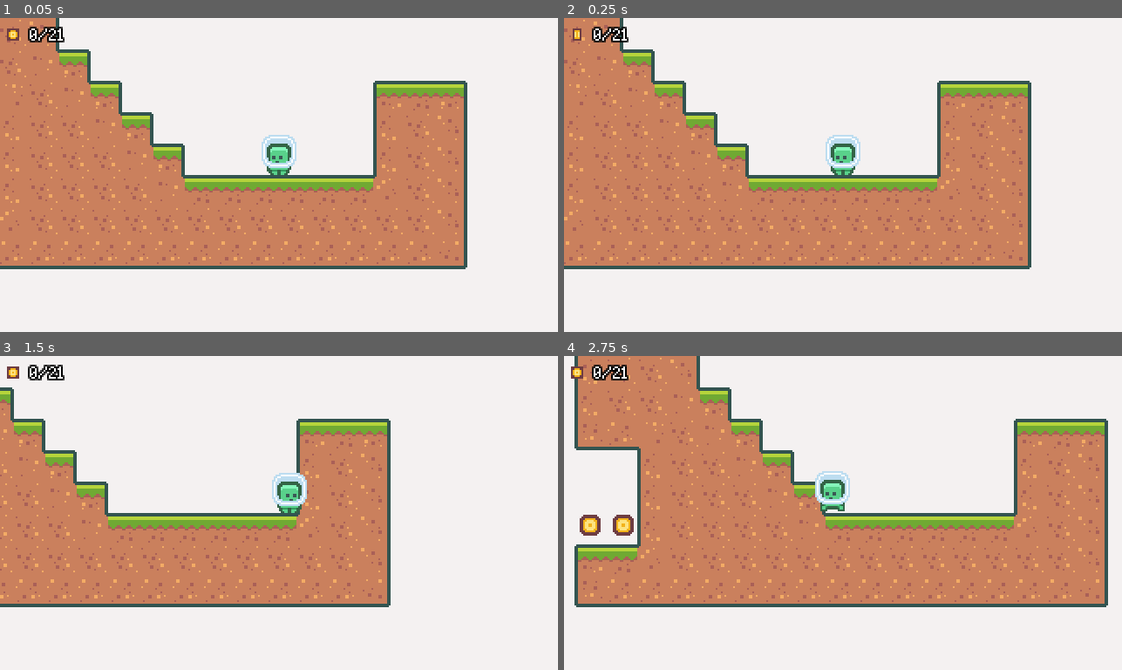
Above: before the commit, frames 1-4 (two rows, left to right).
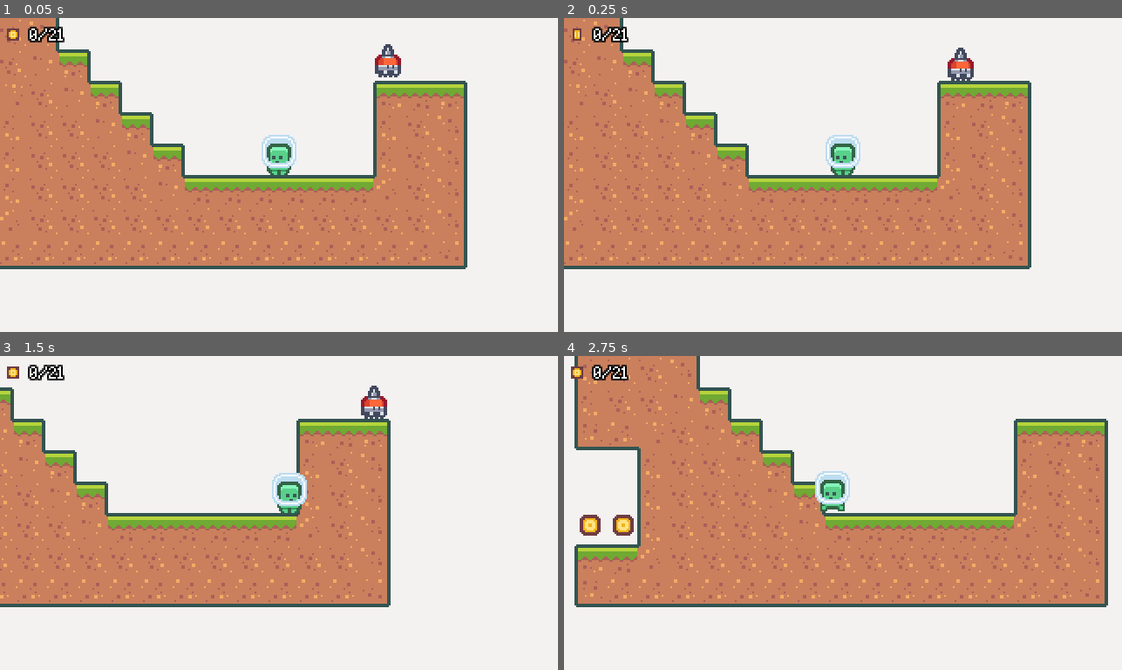
Above: after the commit, the same moments.

Repository: edivancamargo/2DPlatformerUdemy
Game: Godot game, scene res://src/scenes/Levels/Level_001.tscn
Two runs of this game, one before a commit and one after it. Both use one fixed random seed, a clock stepped at 60 frames per second and the inputs below.
Inputs:
- Up to frame 1 (0.05 s): no input
- Up to frame 2 (0.25 s): no input
- Up to frame 3 (1.5 s): hold Right (move_right) from 0.53 s (still down); tap R (dash) at 0.6, 1.35 s; tap Space (jump) at 0.77 s
- Up to frame 4 (2.75 s): tap Space (jump) at 1.52 s; release Right (move_right) at 2.03 s; hold Left (move_left) from 2.03 s (still down); tap R (dash) at 2.1 s

The runs differ from the first frame. In frame 1, 0.4% of the frame differs, in the area x 67-72%, y 8-19%; in frame 2, 0.4%; in frame 3, 0.4%; in frame 4, nothing differs.

Commit message:
Add enemy spawner to test it on the level

Diff:
--- a/src/scenes/Levels/Level_001.tscn
+++ b/src/scenes/Levels/Level_001.tscn
@@ -1,10 +1,11 @@
-[gd_scene load_steps=7 format=2]
+[gd_scene load_steps=8 format=2]
 
 [ext_resource path="res://src/helpers/Levels/BaseLevel.tscn" type="PackedScene" id=1]
 [ext_resource path="res://src/scenes/Coin/Coin.tscn" type="PackedScene" id=2]
 [ext_resource path="res://src/scenes/Enemy/Enemy.tscn" type="PackedScene" id=3]
 [ext_resource path="res://src/scenes/Enemy/EnemyGoal.tscn" type="PackedScene" id=4]
 [ext_resource path="res://src/scenes/Spikes/Spikes.tscn" type="PackedScene" id=5]
+[ext_resource path="res://src/scenes/EnemySpawner/EnemySpawner.tscn" type="PackedScene" id=6]
 
 [sub_resource type="RectangleShape2D" id=1]
 
@@ -50,6 +51,9 @@
 
 [node name="EnemyGoal" parent="Enemies/EnemyGoals" index="7" instance=ExtResource( 4 )]
 position = Vector2( -702, -52 )
+
+[node name="EnemySpawner" parent="Enemies" index="5" instance=ExtResource( 6 )]
+position = Vector2( 61, -57 )
 
 [node name="Collectibles" parent="." index="4"]
 position = Vector2( -1, 0 )
